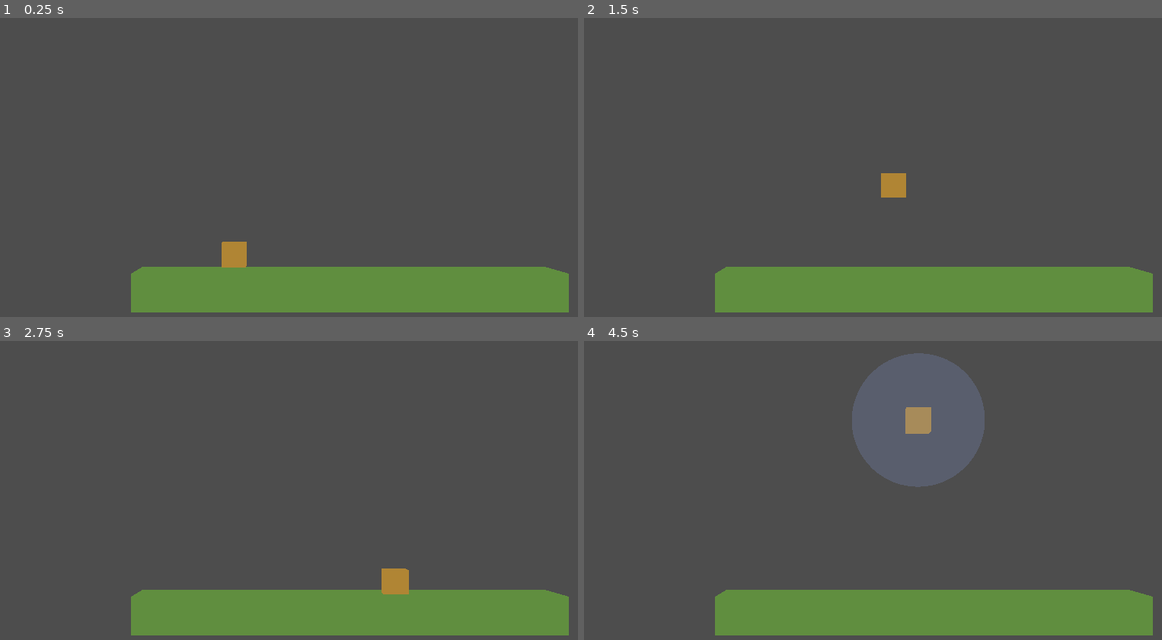
Above: before the commit, frames 1-4 (two rows, left to right).
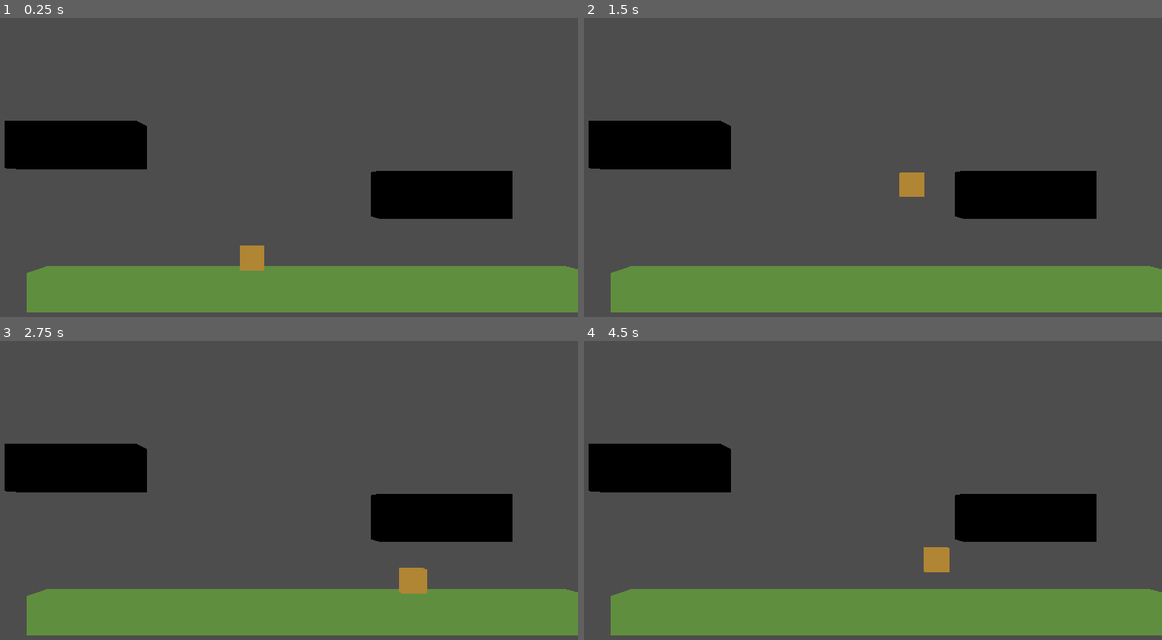
Above: after the commit, the same moments.

Repository: VLauren/BubbleJam
Game: Godot game, scene res://Scenes/main.tscn
Same seed, same stepped clock (60 frames per second), same inputs: the game is played once before the commit and once after it.
Inputs (mouse positions are in pixels of both pictures, inside the frame that each line leads up to):
- Up to frame 1 (0.25 s): no input
- Up to frame 2 (1.5 s): tap Enter (ui_accept) at 0.5, 0.6, 0.77, 1.07 s; move the mouse to (988, 173) at 0.52 s; hold Right (ui_right) 0.53-1.28 s; click (988, 173) at 0.67 s; move the mouse to (734, 206) at 1.27 s; hold Down (ui_down) from 1.28 s (still down); tap F at 1.35 s
- Up to frame 3 (2.75 s): tap Enter (ui_accept) at 1.52, 1.55, 1.82, 2.1 s; move the mouse to (335, 436) at 2.02 s; release Down (ui_down) at 2.03 s; hold Right (ui_right) from 2.03 s (still down)
- Up to frame 4 (4.5 s): move the mouse to (826, 580) at 2.77 s; release Right (ui_right) at 2.78 s; hold Up (ui_up) 2.78-3.53 s; tap F at 2.85, 4.35 s; click (826, 580) at 2.92 s; tap Enter (ui_accept) at 3.02, 3.05, 3.32, 3.6, 3.77, 4.07 s; move the mouse to (1040, 562) at 3.52 s; hold Left (ui_left) from 3.53 s (still down); move the mouse to (676, 460) at 4.27 s

The runs differ from the first frame. In frame 1, 12% of the frame differs, in the area x 0-100%, y 34-99%; in frame 2, 12%; in frame 3, 12%; in frame 4, 20%, in the area x 0-100%, y 4-99%.

Commit message:
burbuja detecta cosas con trigger y desaparece

Diff:
--- /dev/null
+++ b/Materials/bubble.tres
@@ -0,0 +1,6 @@
+[gd_resource type="StandardMaterial3D" format=3 uid="uid://muj32bhsg267"]
+
+[resource]
+transparency = 1
+shading_mode = 0
+albedo_color = Color(0.5251, 0.628488, 0.89, 0.215686)
--- a/Scenes/character.gd
+++ b/Scenes/character.gd
@@ -58,10 +58,11 @@
 	# el fast fall
 	if not is_on_floor() and Input.is_action_pressed("ui_down"):
 		fall()
+		velocity.y = -4
 
 	# input derecha-izquierda
-	var input_dir := Input.get_vector("ui_left", "ui_right", "", "")
-	var direction := (transform.basis * Vector3(input_dir.x, 0, input_dir.y)).normalized()
+	var input_dir := Input.get_vector("ui_left", "ui_right", "ui_up", "ui_down")
+	var direction := (transform.basis * Vector3(input_dir.x, 0, 0)).normalized()
 	if direction:
 		velocity.x = move_toward(velocity.x, direction.x * speed, 1)
 		velocity.z = move_toward(velocity.z, direction.z * speed, 1)
@@ -76,5 +77,13 @@
 	move_and_slide()
 
 func fall():
-	velocity.y = -4
 	cant_jump = true
+	if(velocity.y > 0):
+		velocity.y = 0
+
+func _on_bubble_area_shape_entered(area_rid: RID, area: Area3D, area_shape_index: int, local_shape_index: int) -> void:
+	pass # Replace with function body.
+
+func _on_bubble_body_entered(body: Node3D) -> void:
+	fall()
+	pass # Replace with function body.
--- a/Scenes/character.tscn
+++ b/Scenes/character.tscn
@@ -1,6 +1,7 @@
 [gd_scene load_steps=8 format=3 uid="uid://mev7r26i6pax"]
 
 [ext_resource type="Script" path="res://Scenes/character.gd" id="1_kpfip"]
+[ext_resource type="Material" uid="uid://muj32bhsg267" path="res://Materials/bubble.tres" id="2_6gt05"]
 
 [sub_resource type="BoxMesh" id="BoxMesh_qwvwv"]
 
@@ -12,15 +13,9 @@
 
 [sub_resource type="SphereShape3D" id="SphereShape3D_utaet"]
 
-[sub_resource type="StandardMaterial3D" id="StandardMaterial3D_2ncvv"]
-transparency = 1
-shading_mode = 0
-albedo_color = Color(0.5251, 0.628488, 0.89, 0.215686)
+[sub_resource type="SphereMesh" id="SphereMesh_7vhgi"]
 
-[sub_resource type="SphereMesh" id="SphereMesh_m1dyf"]
-material = SubResource("StandardMaterial3D_2ncvv")
-
-[node name="CharacterBody3D" type="CharacterBody3D"]
+[node name="Character" type="CharacterBody3D"]
 script = ExtResource("1_kpfip")
 
 [node name="MeshInstance3D" type="MeshInstance3D" parent="."]
@@ -35,6 +30,9 @@
 [node name="CollisionShape3D" type="CollisionShape3D" parent="Bubble"]
 shape = SubResource("SphereShape3D_utaet")
 
-[node name="MeshInstance3D2" type="MeshInstance3D" parent="Bubble"]
-mesh = SubResource("SphereMesh_m1dyf")
-skeleton = NodePath("../../BurbujaTest")
+[node name="MeshInstance3D" type="MeshInstance3D" parent="Bubble"]
+mesh = SubResource("SphereMesh_7vhgi")
+surface_material_override/0 = ExtResource("2_6gt05")
+
+[connection signal="area_shape_entered" from="Bubble" to="." method="_on_bubble_area_shape_entered"]
+[connection signal="body_entered" from="Bubble" to="." method="_on_bubble_body_entered"]
--- a/Scenes/main.tscn
+++ b/Scenes/main.tscn
@@ -8,17 +8,25 @@
 
 [node name="Node3D" type="Node3D"]
 
-[node name="CharacterBody3D" parent="." instance=ExtResource("1_ifjge")]
-transform = Transform3D(1, 0, 0, 0, 1, 0, 0, 0, 1, 1.11952, 0.515952, 0.0468044)
-
 [node name="Camera3D" type="Camera3D" parent="."]
 transform = Transform3D(1, 0, 0, 0, 1, 0, 0, 0, 1, 2.752, 2.561, 40.321)
 fov = 20.0
 
+[node name="Character" parent="." instance=ExtResource("1_ifjge")]
+transform = Transform3D(1, 0, 0, 0, 1, 0, 0, 0, 1, 1.878, 0.0413287, 0.00273819)
+
 [node name="CSGBox3D" type="CSGBox3D" parent="."]
-transform = Transform3D(1, 0, 0, 0, 1, 0, 0, 0, 1, 5.80994, -1.59502, -0.226507)
+transform = Transform3D(1, 0, 0, 0, 1, 0, 0, 0, 1, 4.17945, -1.56995, -0.241213)
 use_collision = true
-size = Vector3(17.4908, 1.55762, 3.55029)
+size = Vector3(22.5721, 1.55762, 3.55029)
 material = SubResource("StandardMaterial3D_32dj5")
 
-[node name="BurbujaTest" type="Node3D" parent="."]
+[node name="CSGBox3D2" type="CSGBox3D" parent="."]
+transform = Transform3D(1, 0, 0, 0, 1, 0, 0, 0, 1, 9.70876, 2.33896, -0.447268)
+use_collision = true
+size = Vector3(5.41046, 1.92818, 2.99512)
+
+[node name="CSGBox3D3" type="CSGBox3D" parent="."]
+transform = Transform3D(1, 0, 0, 0, 1, 0, 0, 0, 1, -5.51589, 4.38437, -0.876991)
+use_collision = true
+size = Vector3(5.41046, 1.92818, 2.99512)
